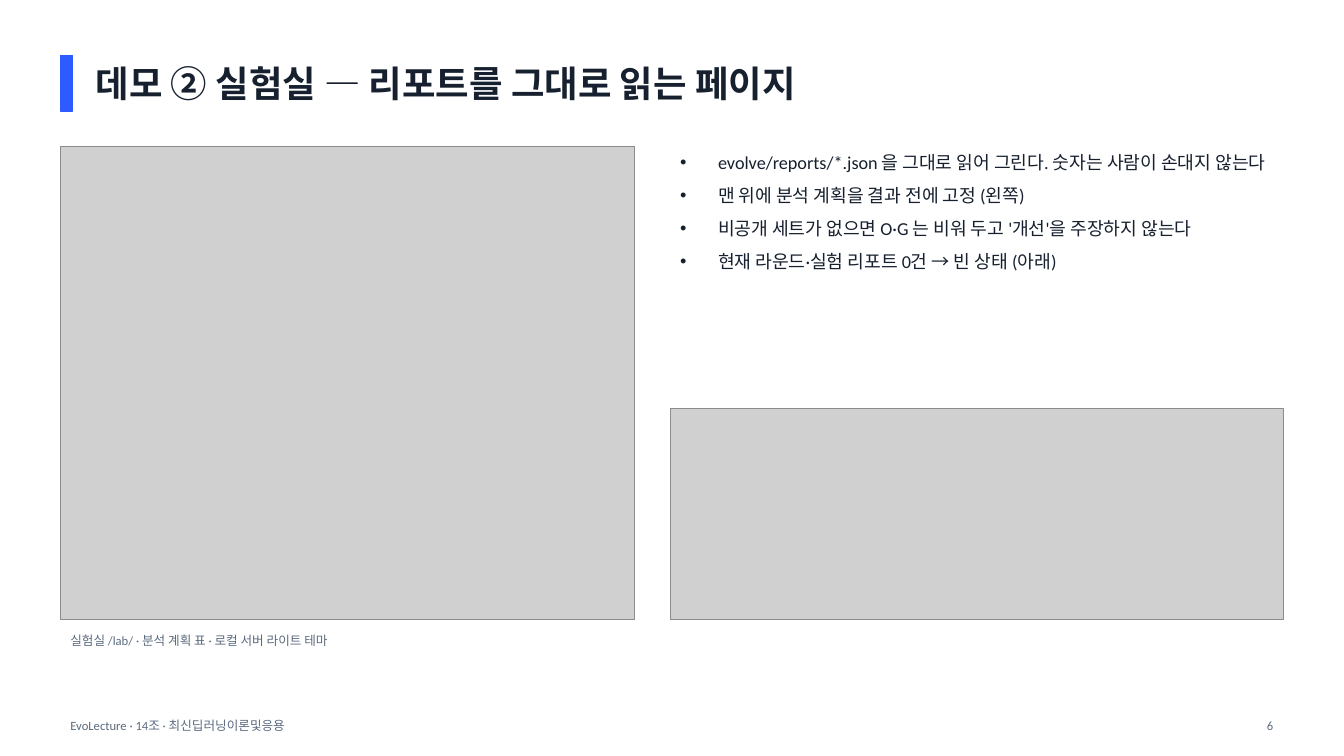
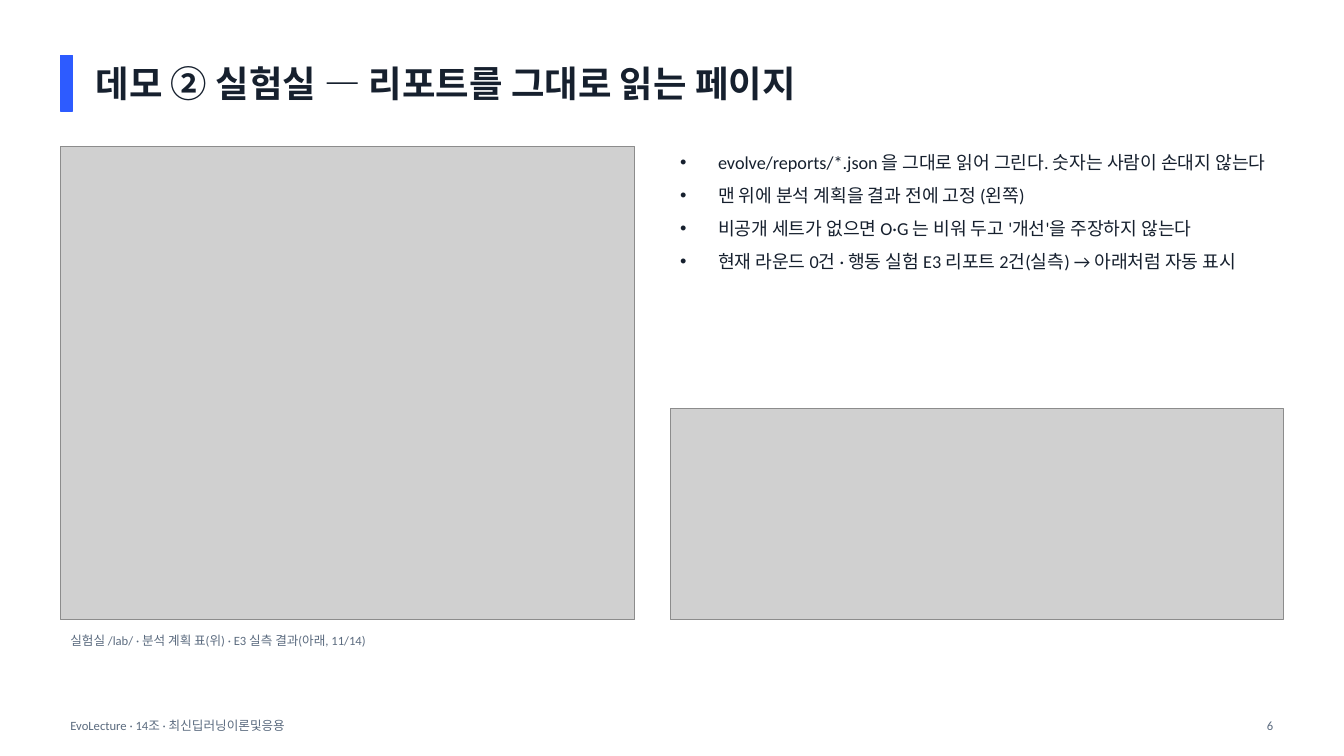
Before and after one commit to david-han-0831/team14-project, a slide deck: slide 6 of submission/Team14_mid.pptx. Drawn at 1344x756 pixels with LibreOffice and Linux fonts; fonts in the diff are those of the drawing; grey boxes stand for pictures. Boxes give left, top, right and bottom in pixels: in the first picture for what was removed or moved away, otherwise in the second. Text is boxed around its words. In the diff, an @@ line names an element or a change of style, - is before the commit and + after.

```diff
--- a/submission/Team14_mid.pptx
+++ b/submission/Team14_mid.pptx
@@ text at <box>718,252,1236,271</box>: text changed @@
-• 현재 라운드·실험 리포트 0건 → 빈 상태 (아래)
+• 현재 라운드 0건 · 행동 실험 E3 리포트 2건(실측) → 아래처럼 자동 표시
@@ text at <box>70,634,365,647</box>: text changed @@
-실험실 /lab/ · 분석 계획 표 · 로컬 서버 라이트 테마
+실험실 /lab/ · 분석 계획 표(위) · E3 실측 결과(아래, 11/14)
```
Also in this commit, not shown: 2 other slides changed, 9 other files.
